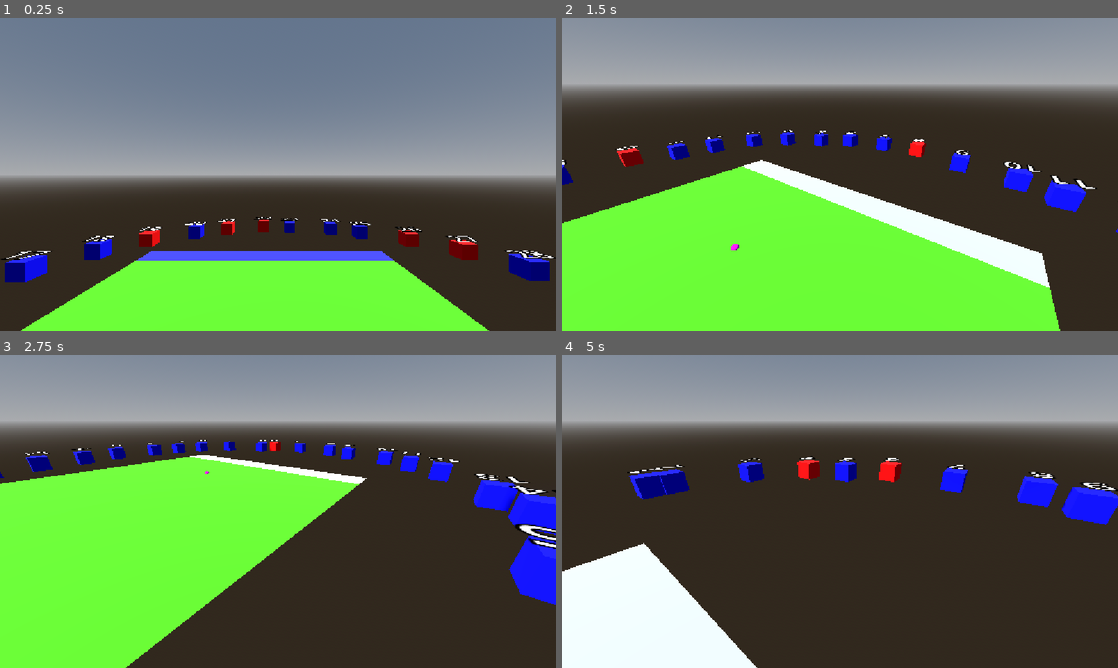
Above: before the commit, frames 1-4 (two rows, left to right).
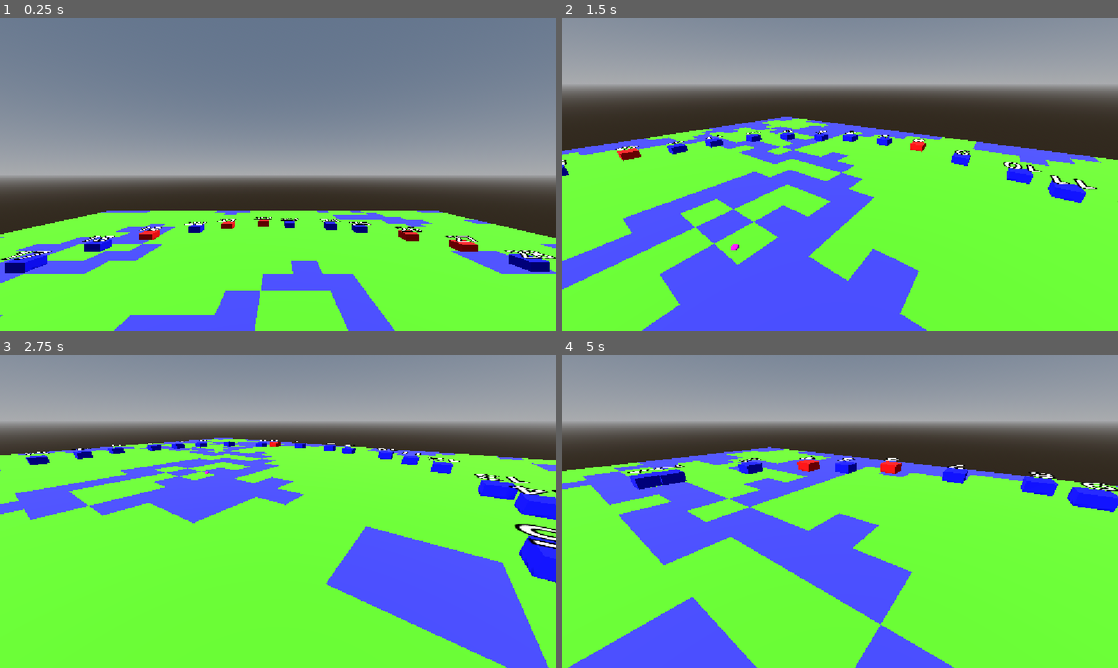
Above: after the commit, the same moments.

Repository: rubedo-red/AI-ICA
Game: Godot game, scene res://main_scene.tscn
Same seed, same stepped clock (60 frames per second), same inputs: the game is played once before the commit and once after it.
Inputs (mouse positions are in pixels of both pictures, inside the frame that each line leads up to):
- Up to frame 1 (0.25 s): no input
- Up to frame 2 (1.5 s): move the mouse to (962, 158) at 0.52 s; hold Right mouse button (camera_player_3d_look) 0.53-1.28 s; click (962, 158) at 0.67 s; move the mouse to (812, 174) at 1.27 s; tap S (camera_player_3d_move_backwards) at 1.35 s; click (812, 174) at 1.42 s
- Up to frame 3 (2.75 s): move the mouse to (333, 442) at 2.02 s; hold Q (camera_player_3d_move_downwards) from 2.03 s (still down); click (333, 442) at 2.17 s
- Up to frame 4 (5 s): move the mouse to (812, 574) at 2.77 s; release Q (camera_player_3d_move_downwards) at 2.78 s; tap W (camera_player_3d_move_forwards) at 2.85 s; click (812, 574) at 2.92 s; move the mouse to (1006, 558) at 3.52 s; tap A (camera_player_3d_move_leftwards) at 3.6 s; click (1006, 558) at 3.67 s; move the mouse to (673, 464) at 4.27 s; tap D (camera_player_3d_move_rightwards) at 4.35 s; click (673, 464) at 4.42 s

The runs differ from the first frame. In frame 1, 24% of the frame differs, in the area x 0-100%, y 61-100%; in frame 2, 44%; in frame 3, 44%; in frame 4, 63%, in the area x 0-100%, y 29-100%.

Commit message:
procedural generation iter 1

Diff:
--- a/shared/map.gd
+++ b/shared/map.gd
@@ -19,7 +19,7 @@
 func get_tile_index(x: int, y: int):
 	return cells[x+y*width]
 
-func generate_terrain():
+func create_terrain():
 	for i in width:
 		for j in height:
 			var tile = MeshInstance3D.new()
@@ -48,13 +48,46 @@
 	cells.resize(w*h)
 	cells.fill(0)
 
+@export var land_weight = 6;
+@export var water_weight = 4;
+
 # Called when the node enters the scene tree for the first time.
 func _ready() -> void:
 	resize(width, height)
-	for i in width:
-		cells[i] = 1
-		cells[width*(height-1)+i] = 2
-	generate_terrain()
+	for i in width*height:
+		cells[i] = min(randi()%(land_weight+water_weight)/land_weight, 1)
+	for i in 100:
+		iterate_automata()
+	create_terrain()
+
+
+func get_neighbour_count(index: int):
+	var x = index%height
+	var y: int = index/width
+	var count = 0
+	for n in range(-1, 2):
+		for m in range(-1, 2):
+			var checkx = m+x
+			var checky = n+y
+			if (checkx>=0 and checkx<width and checky>=0 and checky<height):
+				count += min(cells[checkx+checky*width],1)
+			else:
+				count += 1
+	return count-min(cells[index],1)
+
+
+@export var survive_min =  3
+@export var reproduce_min = 6
+
+func iterate_automata():
+	var new_cells = PackedByteArray()
+	new_cells.resize(width*height)
+	for i in width*height:
+		new_cells[i] = cells[i]
+		var neighbours = get_neighbour_count(i)
+		if (neighbours < survive_min): new_cells[i] = 0
+		if (neighbours > reproduce_min): new_cells[i] = 1
+	cells = new_cells
 
 # Called every frame. 'delta' is the elapsed time since the previous frame.
 func _process(delta: float) -> void:
--- a/shared/map.tscn
+++ b/shared/map.tscn
@@ -4,5 +4,8 @@
 
 [node name="Map" type="Node3D" unique_id=829619776]
 script = ExtResource("1_f4d1s")
+width = 30
+height = 30
+cell_size = 1.0
 metadata/width = 10
 metadata/height = 10
